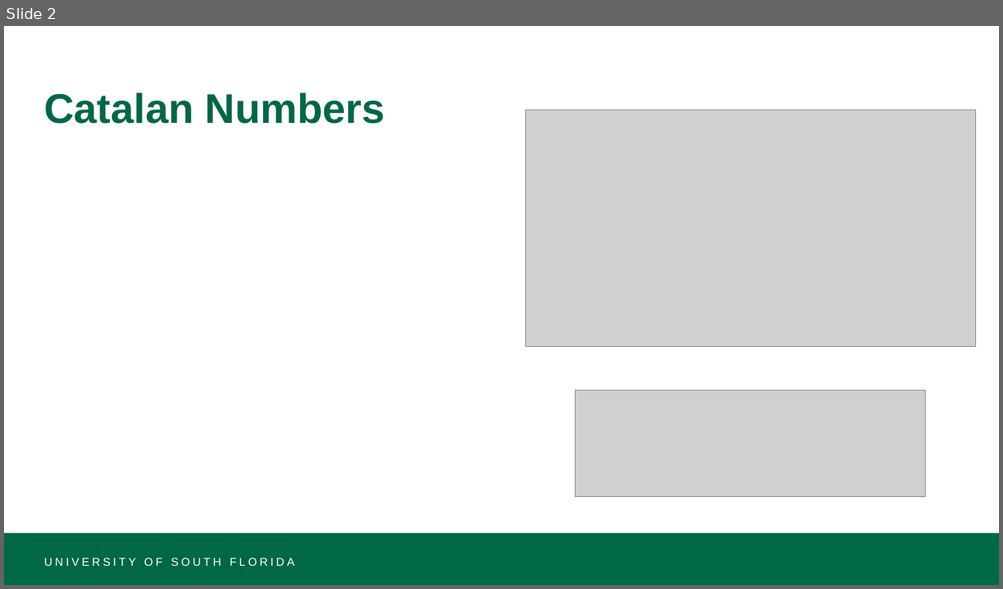
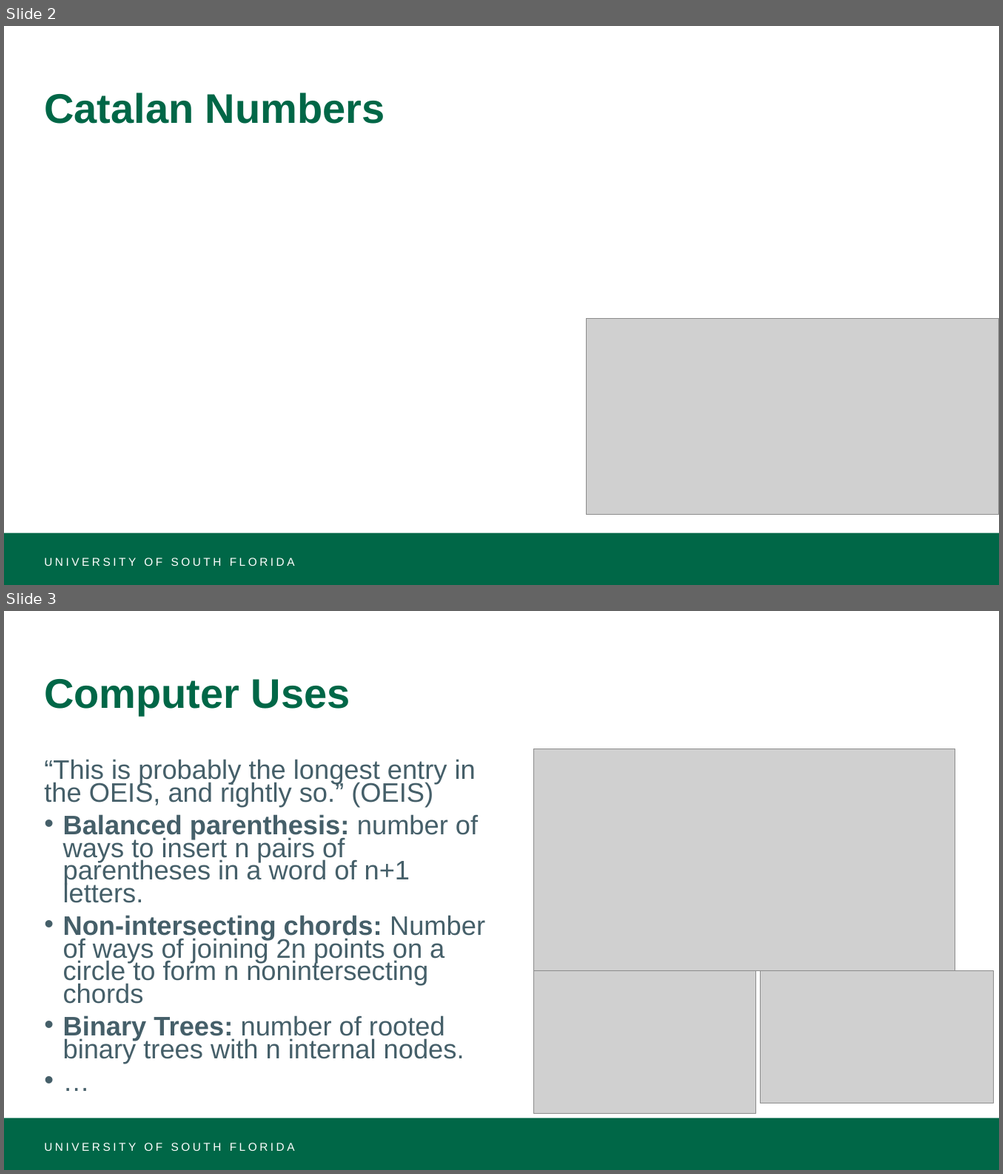
Before and after one commit to KS-AO-HUB/OS-Group-Project, a slide deck: catalan.pptx. Shown one above the other, each under a label of ours: slide 2 before the commit, slides 2 and 3 after it. The pictures are 1003x589 and 1003x1174 pixels, drawn with LibreOffice and Linux fonts; fonts in the diff are those of the drawing; grey boxes stand for pictures. Boxes give left, top, right and bottom in pixels: in the first picture for what was removed or moved away, otherwise in the second. Text is boxed around its words. In the diff, an @@ line names an element or a change of style, - is before the commit and + after.

```diff
--- a/catalan.pptx
+++ b/catalan.pptx
@@ slide 3 added at [4, 611, 999, 1170], background #FFFFFF; not listed: 1 template element that a slide beside it also shows @@
@@ title added at [44, 679, 350, 715], 40 pt, text #006747, bold @@
+Computer Uses
@@ text added at [44, 759, 485, 1063], 25.9 pt, text #455F69 @@
+“This is probably the longest entry in the OEIS, and rightly so.” (OEIS)
+• Balanced parenthesis: number of ways to insert n pairs of parentheses in a word of n+1 letters.
+• Non-intersecting chords: Number of ways of joining 2n points on a circle to form n nonintersecting chords
+• Binary Trees: number of rooted binary trees with n internal nodes.
+• …
@@ picture added at [534, 749, 956, 971] @@
@@ picture added at [534, 971, 756, 1115] @@
@@ picture added at [760, 971, 993, 1104] @@
@@ text added at [44, 1143, 295, 1151], 11 pt, text #FFFFFF @@
+UNIVERSITY OF SOUTH FLORIDA
@@ slide 2 changed as well @@
@@ picture removed at [526, 110, 976, 347] @@
@@ picture added at [586, 319, 999, 514] @@
@@ picture removed at [575, 390, 925, 497] @@
```
Also in this commit, not shown: 9 other slides changed, 1 other file.
